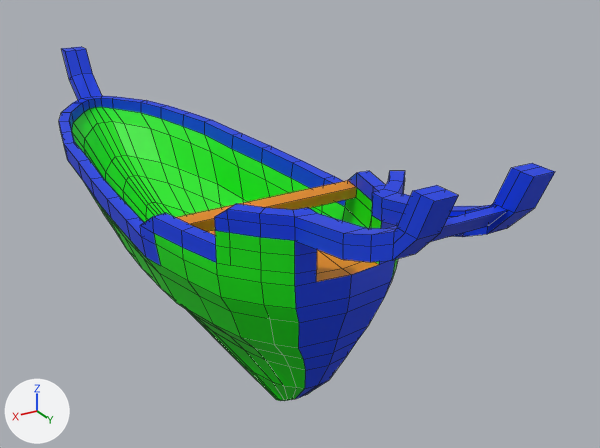
An edit to the Blender file Blender/Objects/Besaid/Canoe/CanoeModel5.blend, drawn before and after from the same camera.
Camera for both pictures: a 50 mm camera at (3.19, 7.37, 2.98) aimed at (-0.79, 0.74, -0.34). Arrows for +X, +Y and +Z are at lower left; the lights stay in place. Mesh edges are drawn as thin lines.
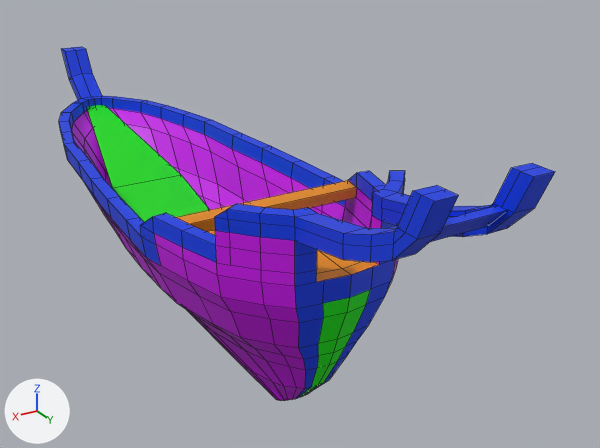
The change in detail:
Material 'BaseWood' (mat_basewood) changes colour from green #03e700 to purple #c700e7; in linear values from (0.000905, 0.8, 0.0) to (0.571, 0.0, 0.8).
Material 'GreenCloth' (mat_greencloth) is new.
Its base color is (0.00241, 0.8, 0.0) (green #08e700).
me_sphere is used by ob_sphere; location (0.0, 0.0, 0.0).
me_sphere had 736 vertices, 764 faces and spanned x -1.09..1.09, y -4.01..4.2, z -1.37..1.34.
me_sphere now has 764 vertices, 788 faces and spans x -1.09..1.09, y -4.01..4.2, z -1.37..1.34.
Part 1, on me_sphere:
22 faces are deleted.
28 vertices are added at x -0.43..0.43, y -3.27..2.77, z -1.36..0.18.
22 new faces join them, mat_greencloth (green #08e700).
22 new faces join them, mat_darkwoodoutline (blue #003be7).
2 new faces join them, mat_inner_wood_planks (orange #e78b00).
me_sphere now uses material mat_greencloth (green #08e700).

Boxes [x1, y1, x2, y2] around the edits, measured in the pictures (600 x 448 px):
'Sphere', recoloured, reshaped (green to purple)
    both: [59, 47, 555, 401]
part 1 of me_sphere, built on
    before: [295, 260, 395, 399]
    after: [87, 105, 395, 399]
